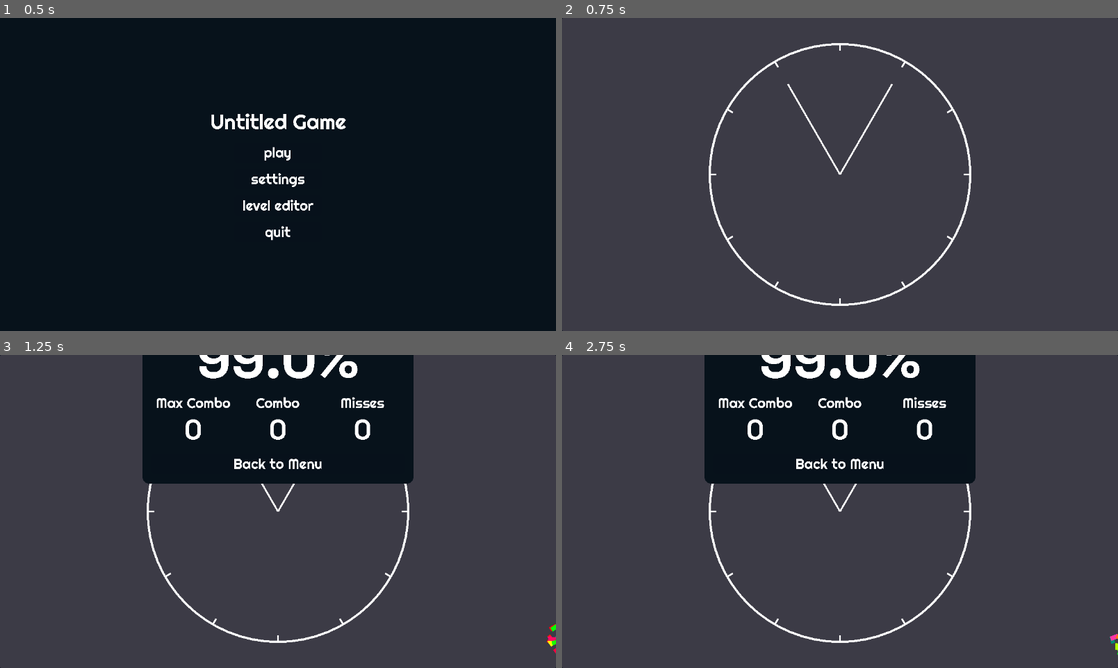
Above: before the commit, frames 1-4 (two rows, left to right).
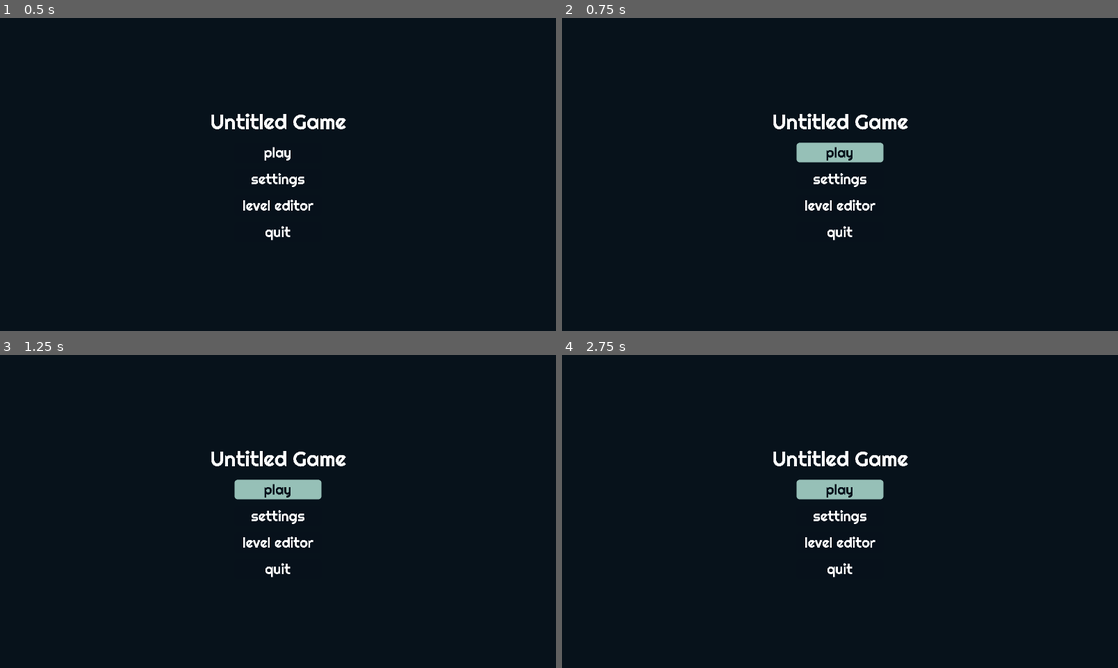
Above: after the commit, the same moments.

Repository: jollyroger182/clocked-in
Game: Godot game, scene res://scenes/menu/menu.tscn
Two runs of this game, one before a commit and one after it. Both use one fixed random seed, a clock stepped at 60 frames per second and the inputs below. Sound files missing from this copy of the repository are replaced by a short silence.
Inputs (mouse positions are in pixels of both pictures, inside the frame that each line leads up to):
- Up to frame 1 (0.5 s): no input
- Up to frame 2 (0.75 s): click "play" at 0.5 s
- Up to frame 3 (1.25 s): no input
- Up to frame 4 (2.75 s): click (840, 489) at 1.25 s, where only the run after the commit has a clickable "play"; click "play" at 2 s

Frame 1 is identical in both runs. In frame 2, 100% of the frame differs, in the area x 0-100%, y 0-100%; in frame 3, 83%; in frame 4, 83%.

Commit message:
health and healing

Diff:
--- a/scenes/game/game.gd
+++ b/scenes/game/game.gd
@@ -6,6 +6,23 @@
 
 @onready var title = GameState.level["title"]
 @onready var events = GameState.level["events"]
+
+#region Health Variables
+@export var max_health := 100
+var health : float:
+	set(value):
+		health_modified(value, value-health)
+		health = clampf(max_health, 0, value)
+		if value <= 0:
+			game_failed()
+@export var health_ui : ProgressBar
+
+@export var health_regen := 5.0
+@export var health_regen_cooldown := 1.0
+var curr_health_regen_cooldown = 0
+
+@export var damage_amount := 0.0
+#endregion
 
 var event_index = 0
 var ended: bool
@@ -39,9 +56,13 @@
 	conductor.set_audio(stream)
 	conductor.unpause()
 
+	#Health setup
+	health_ui.max_value = max_health
+	health = max_health
+
 func _hide_fadeout() -> void: %fadeout.visible = false
 
-func _process(_delta: float) -> void:
+func _process(delta: float) -> void:
 	if ended:
 		return
 	if not conductor.playing:
@@ -59,6 +80,15 @@
 				hands.remove_hand(event["id"])
 		event_index += 1
 	hands.process()
+
+	#health stuff
+	print(curr_health_regen_cooldown)
+	if curr_health_regen_cooldown > 0.0:
+		curr_health_regen_cooldown -= delta
+	else:
+		health += health_regen*delta
+
+
 
 func end(finished: bool) -> void:
 	if finished:
@@ -90,3 +120,25 @@
 		else:
 			SceneManager.change_scene("menu")
 	ended = true
+
+func health_modified(val: float, delta : float):
+	health_ui.value = val
+	if delta < 0:
+		print("aeraeaeaerae")
+		curr_health_regen_cooldown = health_regen_cooldown
+
+func damage_health():
+	print("damaged!")
+	health -= damage_amount
+
+func game_failed():
+	var tween := create_tween()
+	tween.tween_property(Engine, "time_scale", 0.01, 0.25)
+	tween.tween_callback(func():
+		ended = true
+		Engine.time_scale = 1
+		$Conductor.pause()
+		$menus/summary.set_text(stats['percentage_overall'], stats['max_combo'], stats['combo'], stats['misses'], true)
+		$menus/summary.enter()
+	)
+	##TODO: Implement Game Failed UI
--- a/scenes/game/game.tscn
+++ b/scenes/game/game.tscn
@@ -9,19 +9,20 @@
 [ext_resource type="PackedScene" uid="uid://dc01fvxkslqib" path="res://scenes/game/countdown.tscn" id="7_bdhmt"]
 [ext_resource type="PackedScene" uid="uid://cxfpytscooaui" path="res://scenes/game/summary.tscn" id="8_87uf6"]
 [ext_resource type="Theme" uid="uid://b1ma6lppmv7qs" path="res://assets/resources/themes/good.tres" id="9_2a8rs"]
-[ext_resource type="Texture2D" uid="uid://dt6br0e5vp8rq" path="res://assets/images/confetti.png" id="10_4j704"]
 
-[sub_resource type="Gradient" id="Gradient_4j704"]
-colors = PackedColorArray(1, 1, 1, 1, 1, 1, 1, 1)
+[sub_resource type="StyleBoxEmpty" id="StyleBoxEmpty_2a8rs"]
 
-[sub_resource type="Gradient" id="Gradient_kp23o"]
-colors = PackedColorArray(0.5931336, 0.59313357, 0.59313357, 1, 1, 1, 1, 1)
-
-[sub_resource type="Curve" id="Curve_5jirj"]
-_limits = [-1.0, 1.0, 0.0, 1.0]
-bake_resolution = 1
-_data = [Vector2(0, 1), 0.0, 0.0, 0, 0, Vector2(1, 1), 0.0, 0.0, 0, 0]
-point_count = 2
+[sub_resource type="StyleBoxFlat" id="StyleBoxFlat_4j704"]
+content_margin_left = 2.0
+content_margin_top = 2.0
+content_margin_right = 2.0
+content_margin_bottom = 2.0
+bg_color = Color(1, 1, 1, 0.4)
+corner_radius_top_left = 6
+corner_radius_top_right = 6
+corner_radius_bottom_right = 6
+corner_radius_bottom_left = 6
+corner_detail = 6
 
 [sub_resource type="StyleBoxFlat" id="StyleBoxFlat_2a8rs"]
 content_margin_left = 0.0
@@ -35,11 +36,15 @@
 corner_radius_bottom_left = 3
 corner_detail = 5
 
-[node name="Game" type="Node2D" node_paths=PackedStringArray("conductor", "hands", "pause_menu")]
+[node name="Game" type="Node2D" node_paths=PackedStringArray("conductor", "hands", "pause_menu", "health_ui")]
 script = ExtResource("1_kelw5")
 conductor = NodePath("Conductor")
 hands = NodePath("Hands")
 pause_menu = NodePath("menus/pause")
+health_ui = NodePath("menus/healthbar")
+health_regen = 15.0
+health_regen_cooldown = 3.0
+damage_amount = 20.0
 
 [node name="Input" type="Node" parent="."]
 script = ExtResource("2_kelw5")
@@ -121,6 +126,7 @@
 hue_variation_curve = SubResource("Curve_5jirj")
 
 [node name="menus" type="CanvasLayer" parent="."]
+process_mode = 3
 
 [node name="pause" parent="menus" instance=ExtResource("6_5i0tg")]
 visible = false
@@ -140,6 +146,18 @@
 grow_vertical = 2
 theme = ExtResource("9_2a8rs")
 
+[node name="healthbar" type="ProgressBar" parent="menus"]
+anchors_preset = 12
+anchor_top = 1.0
+anchor_right = 1.0
+anchor_bottom = 1.0
+offset_top = -31.0
+grow_horizontal = 2
+grow_vertical = 0
+theme_override_styles/background = SubResource("StyleBoxEmpty_2a8rs")
+theme_override_styles/fill = SubResource("StyleBoxFlat_4j704")
+show_percentage = false
+
 [node name="background" type="CanvasLayer" parent="."]
 layer = -1
 
--- a/scenes/game/notes.gd
+++ b/scenes/game/notes.gd
@@ -32,6 +32,7 @@
 			if index == tiers.size() - 1:
 				game.stats['combo'] = 0
 				game.stats['misses'] += 1
+				game.damage_health()
 			else:
 				game.stats['combo'] += 1
 				if game.stats['max_combo'] < game.stats['combo']: game.stats['max_combo'] = game.stats['combo']
@@ -47,6 +48,7 @@
 		var note = notes[note_index]
 		var diff = conductor.playback_pos - Settings.offset/1000.0 - note["time"]
 		_spawn_tier(miss_tier["tier"], diff, miss_tier["color"])
+		game.damage_health()
 		note_index += 1
 
 
--- a/scenes/game/summary.gd
+++ b/scenes/game/summary.gd
@@ -9,11 +9,16 @@
 	global_position.y = -size.y
 	self.visible = true
 	var tween = create_tween()
+	tween.set_pause_mode(Tween.TWEEN_PAUSE_PROCESS)
 	tween.set_trans(Tween.TRANS_EXPO)
 	tween.set_ease(Tween.EASE_OUT)
 	tween.tween_property(self, "global_position:y", 136, duration)
 
-func set_text(percentage01: float, mcombo: int, combo: int, misses: int) -> void:
+func set_text(percentage01: float, mcombo: int, combo: int, misses: int, is_failed : bool = false) -> void:
+	if is_failed:
+		%title.text = "You Failed"
+	else:
+		%title.text = "Your Score"
 	%percentage.text = str(snapped(percentage01 * 100, 0.01)) + '%'
 	%mcombo.text = str(mcombo)
 	%combo.text = str(combo)
--- a/scenes/game/summary.tscn
+++ b/scenes/game/summary.tscn
@@ -63,6 +63,7 @@
 theme_override_constants/separation = 0
 
 [node name="title" type="Label" parent="MarginContainer/VBoxContainer"]
+unique_name_in_owner = true
 layout_mode = 2
 theme_override_font_sizes/font_size = 48
 text = "Your Score"
Not shown: 1 places in scenes/game/game.tscn that only renumber resources
